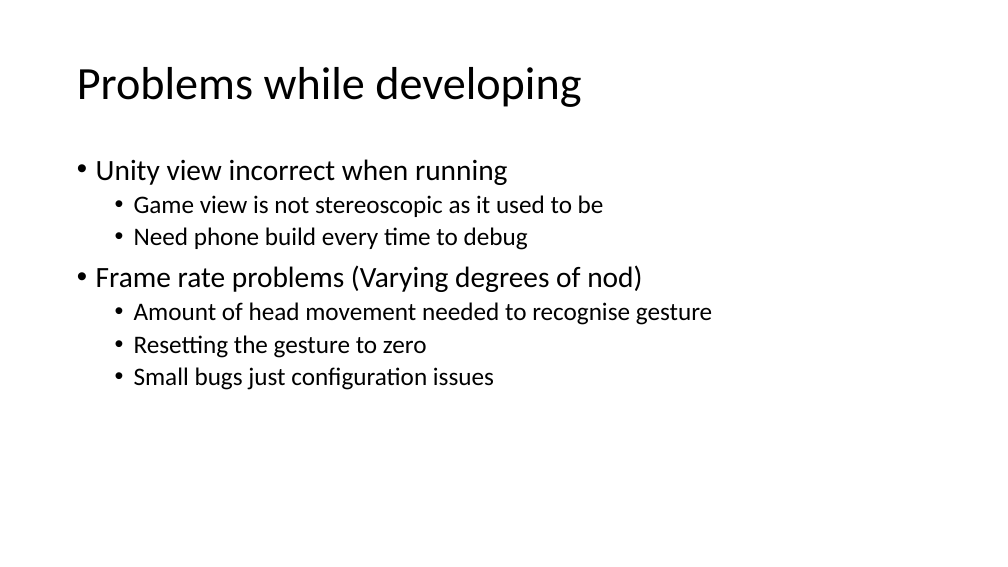
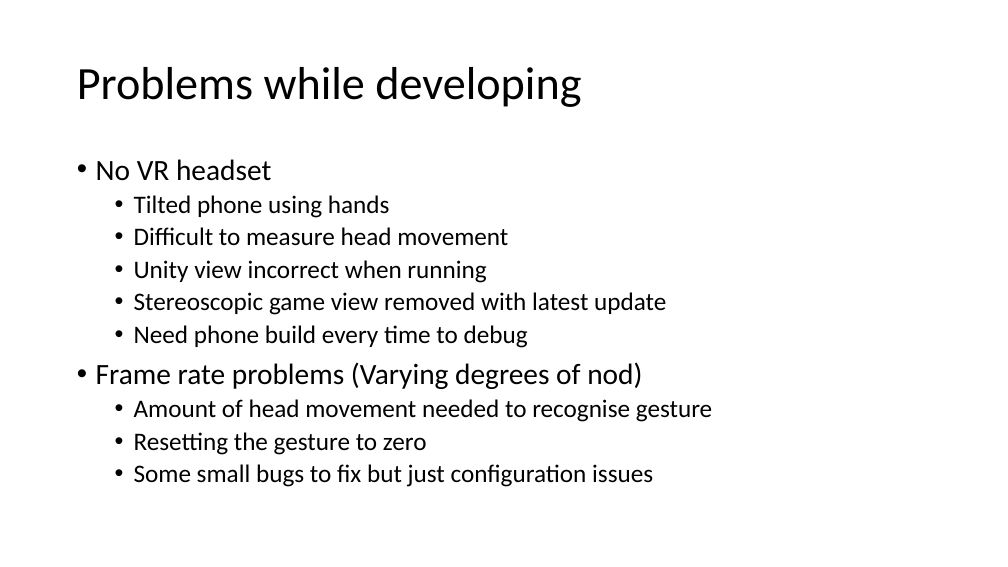
Before and after one commit to kevgleeson78/Gesture-Based-UI-Project, a slide deck: slide 6 of Presentation/New Microsoft PowerPoint Presentation.pptx. Drawn at 1008x567 pixels with LibreOffice and Linux fonts; fonts in the diff are those of the drawing. Boxes give left, top, right and bottom in pixels: in the first picture for what was removed or moved away, otherwise in the second. Text is boxed around its words. In the diff, an @@ line names an element or a change of style, - is before the commit and + after.

```diff
--- a/Presentation/New Microsoft PowerPoint Presentation.pptx
+++ b/Presentation/New Microsoft PowerPoint Presentation.pptx
@@ text at [96,159,508,246]: paragraphs added @@
+• No VR headset
+  • Tilted phone using hands
+  • Difficult to measure head movement
@@ text at [134,260,486,283]: size 28 to 24 pt in "Unity view incorrect when running"; list level 1 to 2 in "Unity view incorrect when running" @@
@@ text at [134,292,666,315]: text changed @@
-  • Game view is not stereoscopic as it used to be
+  • Stereoscopic game view removed with latest update
@@ text at [134,464,653,487]: text changed @@
-  • Small bugs just configuration issues
+  • Some small bugs to fix but just configuration issues
```
Also in this commit, not shown: 4 other slides changed, 2 other files.
